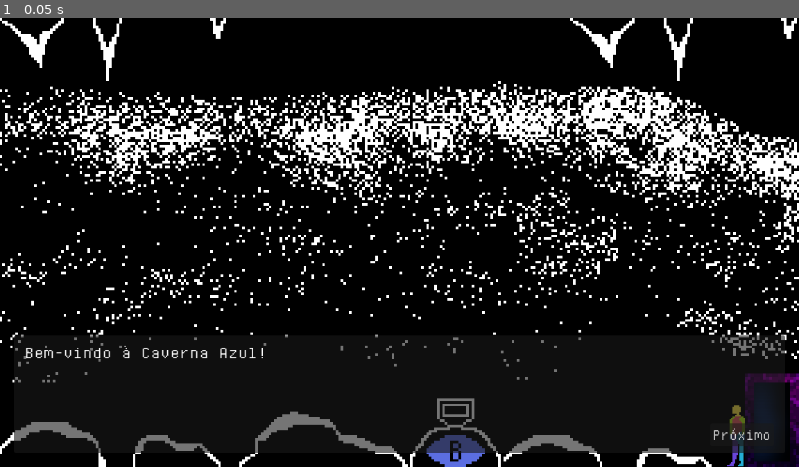
Above: before the commit, frame 1.
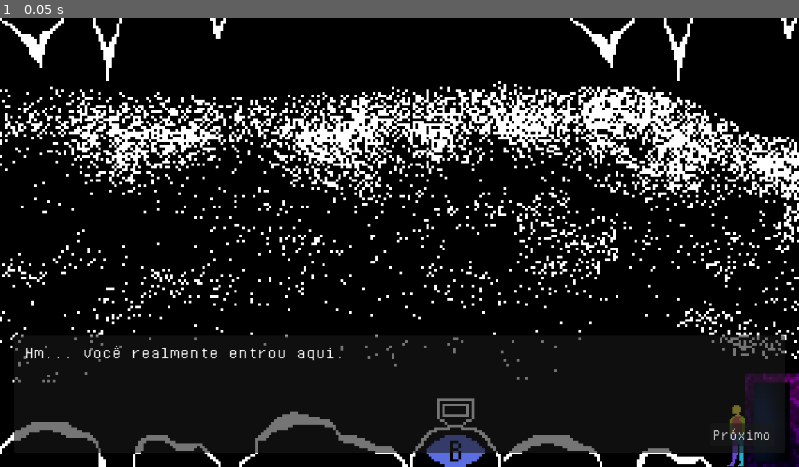
Above: after the commit, the same moment.

Repository: lorenzomachadogoncalves/fuegos-de-octubre
Game: Godot game, scene res://cenas_principais/caverna-azul.tscn
Same seed, same stepped clock (60 frames per second), same inputs: the game is played once before the commit and once after it. This scene is started directly instead of the project's main scene.
Inputs:
- Up to frame 1 (0.05 s): no input

The runs differ from the first frame. In frame 1, 0.3% of the frame differs, in the area x 3-43%, y 73-77%.

Commit message:
Feat: Inclui dialog explicando um pouco melhor sobre como o mundo funciona

Diff:
--- a/scripts/caverna.gd
+++ b/scripts/caverna.gd
@@ -1,6 +1,17 @@
 extends Node2D
 
 @export var chave_dialogo: String = ""
+
+const _DIALOGO_INTRO := [
+	"Hm... você realmente entrou aqui.",
+	"Estas cavernas são os últimos lugares onde ainda existe cor neste mundo... e também alguma lógica.",
+	"Lá dentro, você vai encontrar um terminal. Ele guarda um fragmento de lógica junto com uma cor perdida.",
+	"Se você resolver os enigmas que ele propõe, essa cor poderá ser devolvida ao mundo lá de fora.",
+	"Mas cuidado: cada resposta errada faz o mundo ficar um pouco mais escuro.",
+	"Com três erros... bem, vamos dizer que o escuro não volta mais. E você recomeça do zero.",
+	"Então pense com calma. A lógica é sua melhor aliada aqui dentro.",
+	"Boa sorte. Você vai precisar.",
+]
 
 const _DIALOGOS := {
 	"caverna_azul": [
@@ -30,6 +41,18 @@
 }
 
 func _ready():
+	if not Global.dialogos_vistos.get("intro_caverna", false):
+		$DialogBox.terminou.connect(_intro_vista)
+		$DialogBox.mostrar(_DIALOGO_INTRO)
+	else:
+		_mostrar_dialogo_operador()
+
+func _intro_vista():
+	Global.dialogos_vistos["intro_caverna"] = true
+	$DialogBox.terminou.disconnect(_intro_vista)
+	_mostrar_dialogo_operador()
+
+func _mostrar_dialogo_operador():
 	if chave_dialogo == "" or Global.dialogos_vistos.get(chave_dialogo, false):
 		return
 	var falas: Array = _DIALOGOS.get(chave_dialogo, [])
